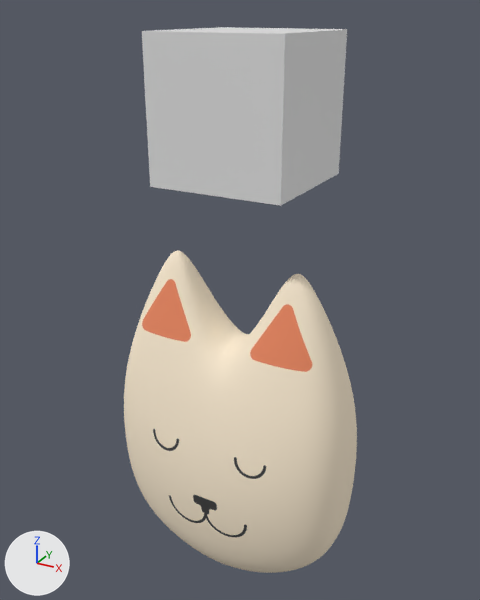
A saved change to the glTF model public/scene/mascotRoom.glb.
The view is the same before and after, from a camera (50 mm lens) standing at (4.54, -8.18, 9.28) and looking at (-0.11, 0.28, 5.05). Arrows for +X, +Y and +Z are at lower left; the lights stay in place. Where no turn or scale is listed for an object, it has been applied to the vertices. Vertices at the same position are counted once.

In view in the first picture: 'Cube.987', 'Mascot.008'.
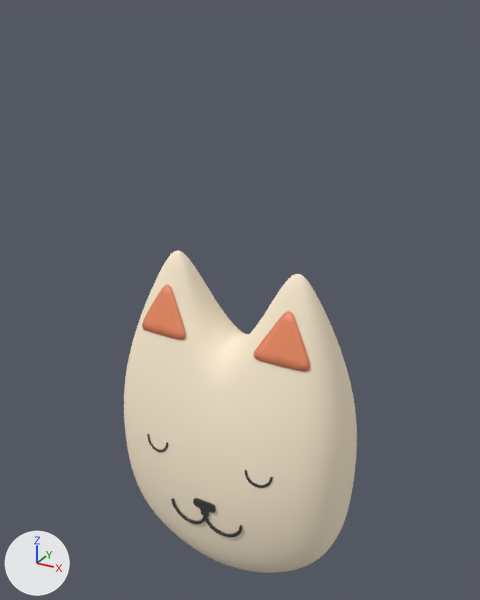
The newer file is also rescaled (x0.852), turned or shifted as a whole; pictures and numbers use the older file's frame.

The change in detail:
Material 'Mascot black' (mat_mascot_black) is new.
Its base color is (0.047, 0.047, 0.047) (black #3d3d3d).
me_cube_4610 has 36866 vertices, 73728 faces and spans x -2.03..2.03, y -1.01..0.88, z -0.38..5.22.
me_cube_4610 is used by ob_mascot_008; location (0.0, -0.08, 0.61).
me_cube_4610 no longer uses material mat_mascot_eyes_1 (picture img_artboard_4_100).
me_cube_4610 part 1: texture (UV) coordinates of 44228 of 73728 faces, centred in x -2.02..2.03, y -1.01..0.87, z -0.37..5.21, changed; they spanned u 0.08..0.9, v 0.0..0.99 and now span u 0.12..0.88, v 0.0..1.0.
me_cube_4610 now uses material mat_mascot_white_001 (beige #ffefd4).
Mesh me_cube_1021_1 is new.
It has 1946 vertices, 3888 faces and spans x -0.661..0.661, y -1.04..-0.946, z 1.662..2.259.
It uses material mat_mascot_black (black #3d3d3d).
Mesh me_cube_1017 is new.
It has 228 vertices, 448 faces and spans x -1.45..1.45, y -0.56..-0.28, z 4.73..5.5.
It uses material mat_mascot_orange (orange #f18e64).
Mesh me_plane_591 is new.
It has 1140 vertices, 2272 faces and spans x -1.13..1.13, y -1.15..-1.08, z 3.19..3.43.
It uses material mat_mascot_black (black #3d3d3d).
Object 'Cube.987' (ob_cube_987) is deleted.
Object 'Mouth Closed' (ob_mouth_closed) is new; it shows me_cube_1021_1.
Its location is (0.0, -0.08, -0.14).
Object 'Ears' (ob_ears) is new; it shows me_cube_1017.
Its location is (0.0, -0.08, -0.14).
Object 'Closed Eyes Down' (ob_closed_eyes_down) is new; it shows me_plane_591.
Its location is (-0.01, 0.11, -0.48).

Pixel boxes (x1, y1, x2, y2) of what changed, in the pictures (480 x 600 px):
'Mascot.008', recoloured, surface changed (orange to beige): (140, 251, 315, 543) in both
'Cube.987', deleted: before (142, 27, 347, 206)
'Ears', added (orange): after (142, 285, 310, 372)
'Mouth Closed', added (black): after (171, 498, 243, 537)
'Closed Eyes Down', added: after (147, 434, 273, 488)
part 1 of me_cube_4610, surface changed: (124, 253, 352, 573) in both
